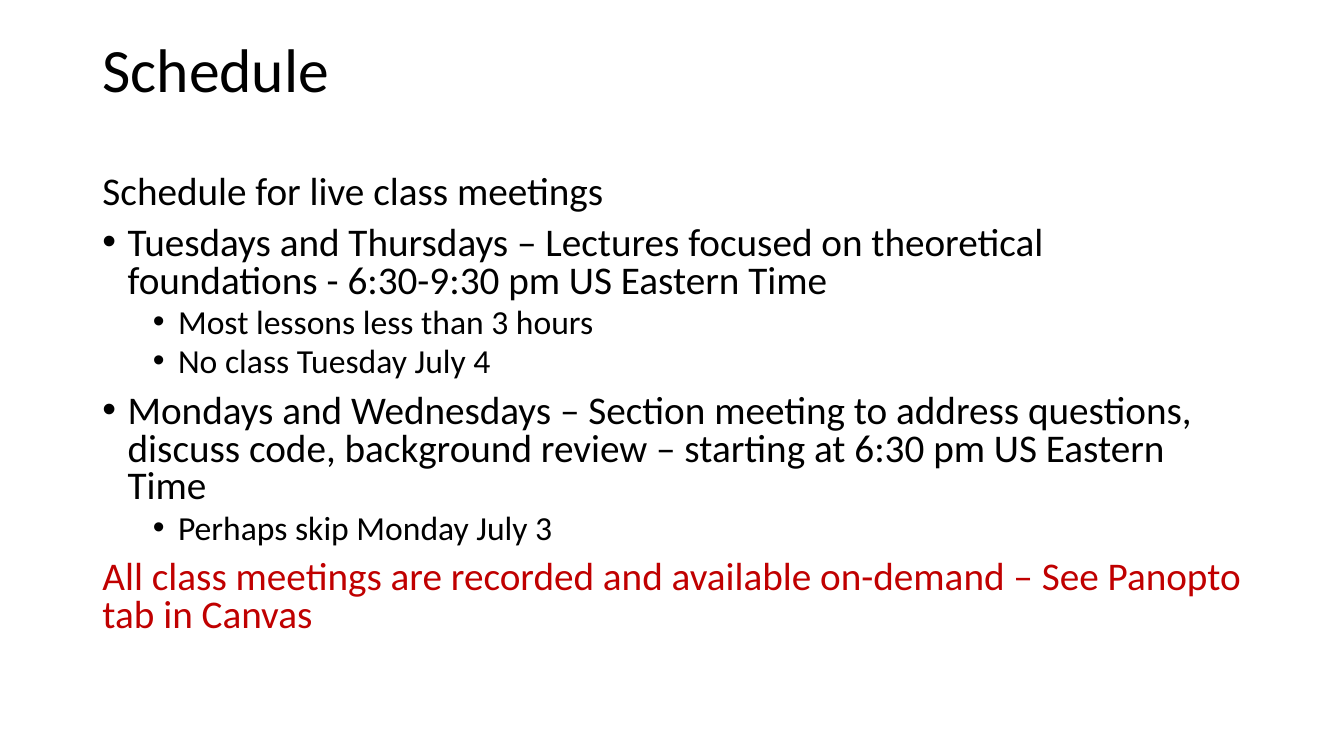
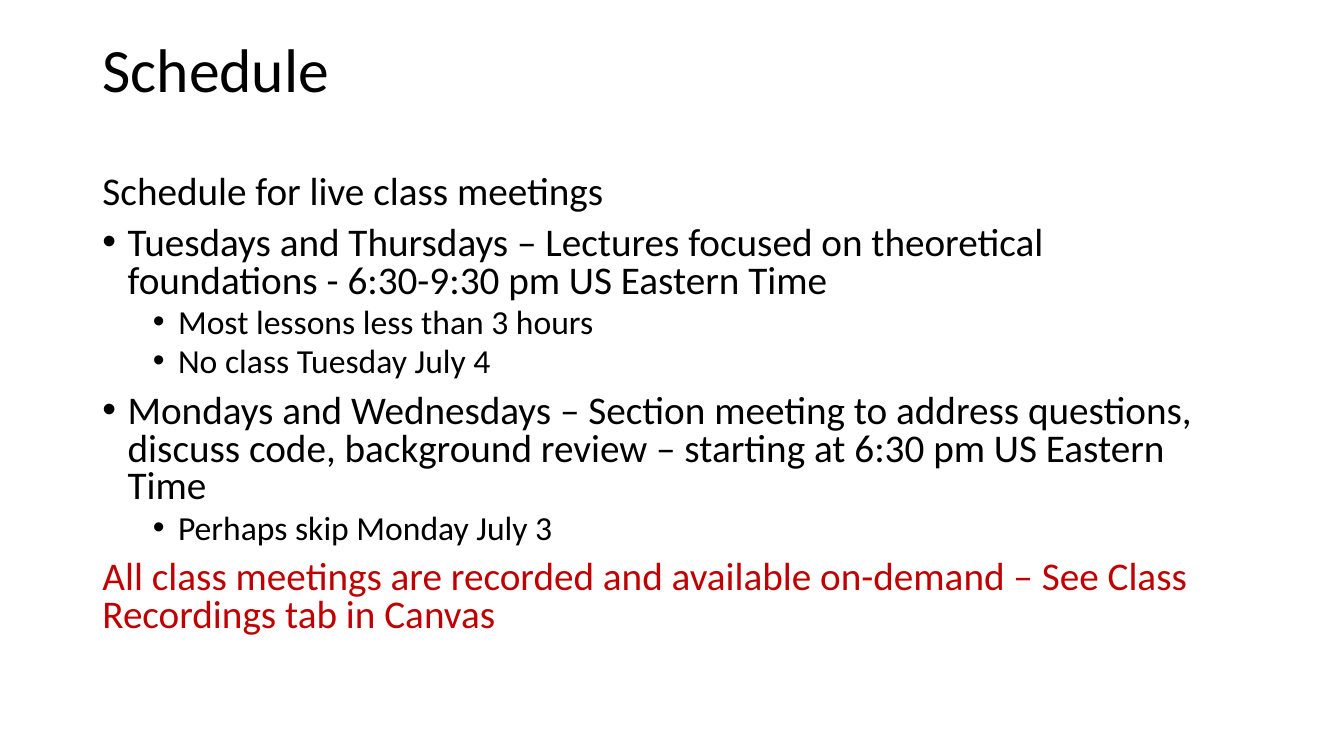
Before and after one commit to StephenElston/CSCI-E-108, a slide deck: slide 13 of slides/1_Introduction.pptx (slide 14 before the commit). Drawn at 1344x756 pixels with LibreOffice and Linux fonts; fonts in the diff are those of the drawing. Boxes give left, top, right and bottom in pixels: in the first picture for what was removed or moved away, otherwise in the second. Text is boxed around its words. In the diff, an @@ line names an element or a change of style, - is before the commit and + after.

Commit message:
Fixed typos in slides

```diff
--- a/slides/1_Introduction.pptx
+++ b/slides/1_Introduction.pptx
@@ text at (102, 562, 1187, 635): text changed @@
-All class meetings are recorded and available on-demand – See Panopto tab in Canvas
+All class meetings are recorded and available on-demand – See Class Recordings tab in Canvas
```
